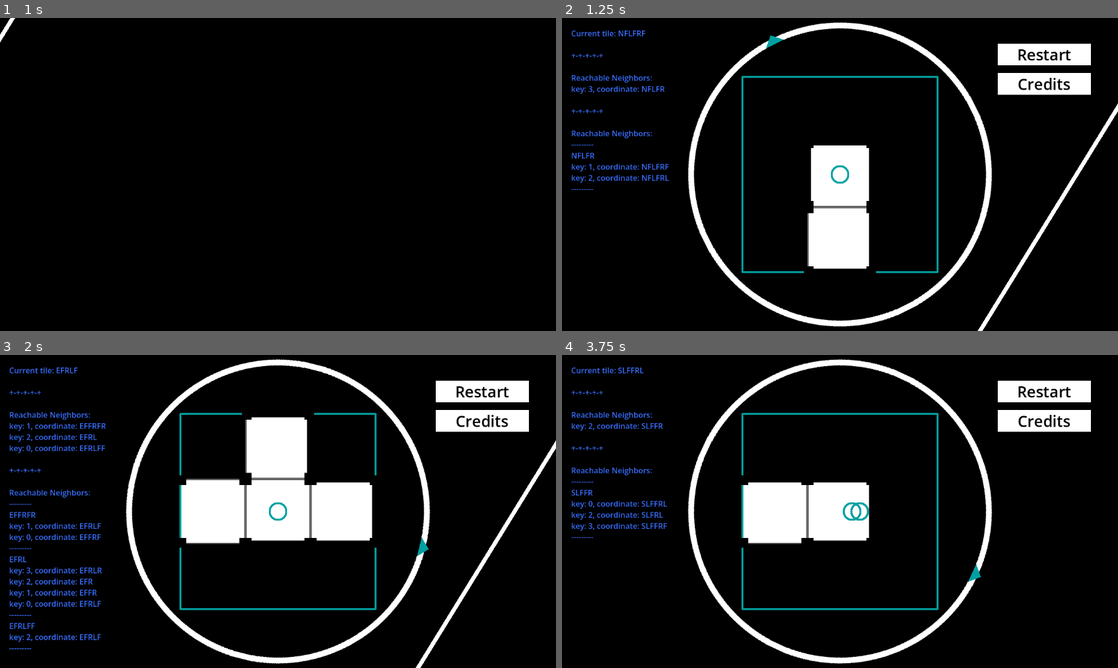
Above: before the commit, frames 1-4 (two rows, left to right).
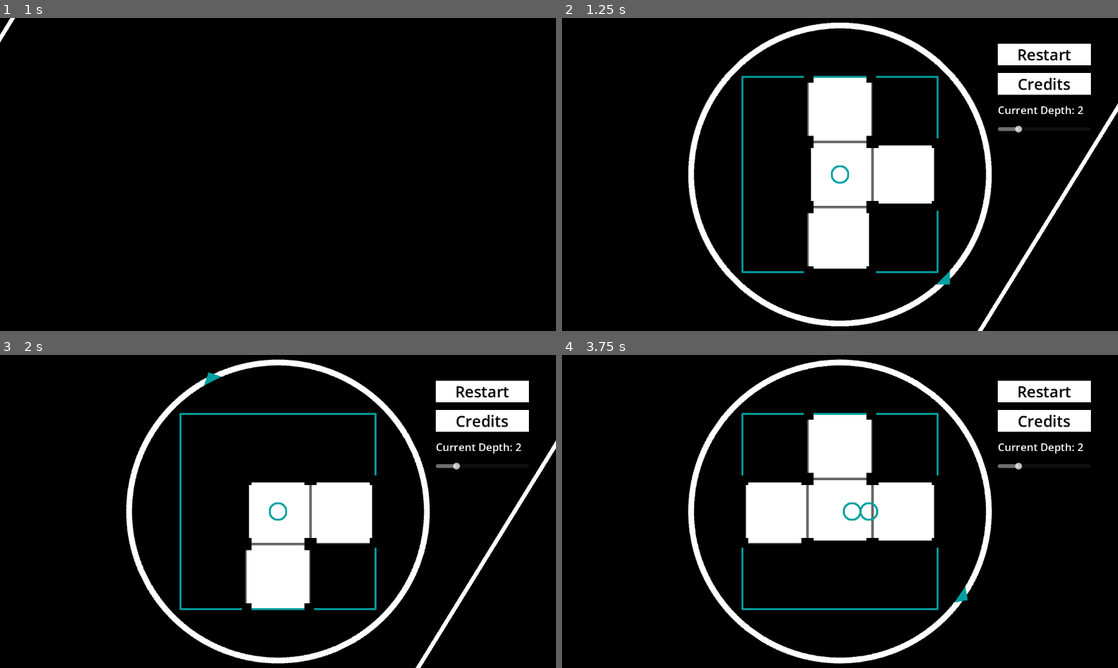
Above: after the commit, the same moments.

Repository: entityJY/hyperedi
Game: Godot game, scene res://ui/start_game.tscn
The game is run twice, just before and just after one commit, with the same random seed, the same clock (stepped at 60 frames per second) and the same inputs. Sound files missing from this copy of the repository are replaced by a short silence.
Inputs:
- Up to frame 1 (1 s): click "Start Game" at 0.5 s
- Up to frame 2 (1.25 s): no input
- Up to frame 3 (2 s): click "Restart" at 1.25 s
- Up to frame 4 (3.75 s): click "Restart" at 2 s; click "Restart" at 2.75 s; hold D (right) from 3.53 s (still down); tap Space (place) at 3.6 s

Frame 1 is identical in both runs. In frame 2, 6.7% of the frame differs, in the area x 1-94%, y 1-99%; in frame 3, 11%; in frame 4, 7.1%.

Commit message:
feat: add slider for adjusting dungeon depth

Diff:
--- a/hyperplane_dungeon/dungeon.gd
+++ b/hyperplane_dungeon/dungeon.gd
@@ -7,7 +7,7 @@
 @export var compass: Compass
 @export var game_complete_text: RichTextLabel
 
-@export var depth: int = 2
+var depth: int
 
 var loaded_tiles: Array[Array] = [
 	[null, null, null],
@@ -19,6 +19,7 @@
 
 # Called when the node enters the scene tree for the first time.
 func _ready() -> void:
+	depth = SceneTransition.dungeon_depth
 	initialize_level()
 
 
--- a/hyperplane_dungeon/dungeon.tscn
+++ b/hyperplane_dungeon/dungeon.tscn
@@ -38,7 +38,6 @@
 debug_label = NodePath("Label")
 compass = NodePath("Compass")
 game_complete_text = NodePath("GameComplete")
-depth = 5
 
 [node name="Camera2D" type="Camera2D" parent="." unique_id=1442836835]
 
@@ -103,6 +102,7 @@
 polygon = PackedVector2Array(-203, -200, 203, -200, 203, -204, -203, -204)
 
 [node name="Label" type="RichTextLabel" parent="." unique_id=2061166878]
+visible = false
 modulate = Color(0.2251136, 0.43772528, 1, 1)
 z_index = 1
 custom_maximum_size = Vector2(300, 900)
--- a/scene_transition/scene_transition.gd
+++ b/scene_transition/scene_transition.gd
@@ -8,6 +8,9 @@
 @export var audio_stream_player: AudioStreamPlayer
 
 signal animation_finished()
+
+
+var dungeon_depth: int = 2
 
 
 func _ready() -> void:
--- a/ui/ui.gd
+++ b/ui/ui.gd
@@ -1,13 +1,15 @@
 extends CanvasLayer
 
 @export var credits: RichTextLabel
+@export var depth_label: Label
+@export var depth_slider: HSlider
 var credits_toggled: bool = false
 signal restart_button_pressed()
 
 # Called when the node enters the scene tree for the first time.
 func _ready() -> void:
 	var _hyperplane = HyperPlane.new(2)
-
+	update_depth()
 
 # Called every frame. 'delta' is the elapsed time since the previous frame.
 func _process(_delta: float) -> void:
@@ -15,6 +17,11 @@
 		var tween = get_tree().create_tween()
 		tween.tween_property(credits, "position", Vector2(251, 174), .5)
 		credits_toggled = false
+
+
+func update_depth() -> void:
+	depth_label.text = "Current Depth: " + str(SceneTransition.dungeon_depth)
+	depth_slider.value = SceneTransition.dungeon_depth
 
 
 func _on_button_button_down() -> void:
@@ -28,3 +35,8 @@
 	else:
 		tween.tween_property(credits, "position", Vector2(251, 225), .5)
 	credits_toggled = !credits_toggled
+
+
+func _on_h_slider_value_changed(value: float) -> void:
+	SceneTransition.dungeon_depth = value
+	update_depth()
--- a/ui/ui.tscn
+++ b/ui/ui.tscn
@@ -1,9 +1,6 @@
 [gd_scene format=3 uid="uid://b4kjjca31tduk"]
 
 [ext_resource type="Script" uid="uid://bh281ev2jv00f" path="res://ui/ui.gd" id="1_t1rqr"]
-[ext_resource type="AudioStream" uid="uid://djnxdggumtt3k" path="res://music/delosound-lofi-lofi-chill-lofi-girl-456265.mp3" id="2_vkava"]
-[ext_resource type="AudioStream" uid="uid://dqphm1bm0v1c8" path="res://music/low_atmos-low-atmos-background-vector-507483.mp3" id="3_tf0e0"]
-[ext_resource type="AudioStream" uid="uid://e0mi5xxhrqgu" path="res://music/renilsonb-divine-509609.mp3" id="4_obcwv"]
 
 [sub_resource type="StyleBoxEmpty" id="StyleBoxEmpty_pa1cj"]
 
@@ -25,11 +22,11 @@
 border_width_right = 5
 border_width_bottom = 5
 
-[node name="UI" type="CanvasLayer" unique_id=1106087896 node_paths=PackedStringArray("credits", "audio_stream_player")]
+[node name="UI" type="CanvasLayer" unique_id=1106087896 node_paths=PackedStringArray("credits", "depth_label", "depth_slider")]
 script = ExtResource("1_t1rqr")
 credits = NodePath("RichTextLabel")
-music_sources = Array[AudioStreamMP3]([ExtResource("2_vkava"), ExtResource("3_tf0e0"), ExtResource("4_obcwv")])
-audio_stream_player = NodePath("")
+depth_label = NodePath("PanelContainer/MarginContainer/HBoxContainer/MarginContainer2/VBoxContainer2/DepthLabel")
+depth_slider = NodePath("PanelContainer/MarginContainer/HBoxContainer/MarginContainer2/VBoxContainer2/DepthSlider")
 
 [node name="PanelContainer" type="PanelContainer" parent="." unique_id=1021052557]
 anchors_preset = 15
@@ -99,6 +96,15 @@
 text = "Credits
 "
 
+[node name="DepthLabel" type="Label" parent="PanelContainer/MarginContainer/HBoxContainer/MarginContainer2/VBoxContainer2" unique_id=299942730]
+layout_mode = 2
+theme_override_font_sizes/font_size = 22
+text = "Current Depth: "
+
+[node name="DepthSlider" type="HSlider" parent="PanelContainer/MarginContainer/HBoxContainer/MarginContainer2/VBoxContainer2" unique_id=1278360574]
+layout_mode = 2
+max_value = 10.0
+
 [node name="RichTextLabel" type="RichTextLabel" parent="." unique_id=328547320]
 custom_minimum_size = Vector2(650, 200)
 anchors_preset = 8
@@ -127,3 +133,4 @@
 
 [connection signal="button_down" from="PanelContainer/MarginContainer/HBoxContainer/MarginContainer2/VBoxContainer2/Restart" to="." method="_on_button_button_down"]
 [connection signal="button_down" from="PanelContainer/MarginContainer/HBoxContainer/MarginContainer2/VBoxContainer2/Credits" to="." method="_on_credits_button_down"]
+[connection signal="value_changed" from="PanelContainer/MarginContainer/HBoxContainer/MarginContainer2/VBoxContainer2/DepthSlider" to="." method="_on_h_slider_value_changed"]
